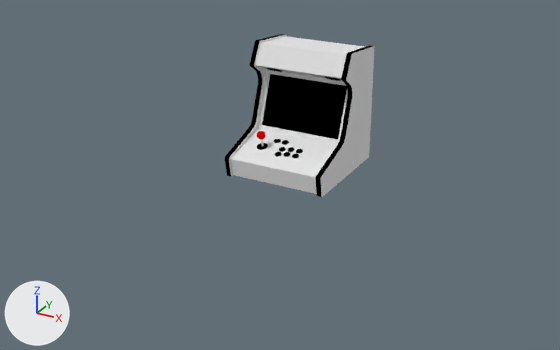
Renders of the Blender file studies and research/modeling/01 introduction to blender/extra/Arcade.modeling/projeto.arcade.blend from each side of a commit.
Before and after are seen from a 50 mm camera at (6.41, -12.56, 6.1) aimed at (-0.15, -0.64, 0.14). Every picture has the same lights, and +X, +Y and +Z are marked at lower left.
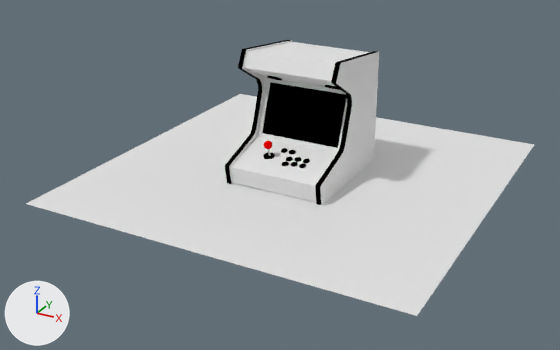
What changed in the scene script:
```text
Change me_cube:
    used by ob_cube; location = (0.0, 0.0, 1.15)
    remove me_cube.from_pydata(...)  # 414 vertices, 148 faces; spans x -1.0..1.0, y -1.25..1.0, z -1.0..1.37
    add me_cube.from_pydata(...)  # 382 vertices, 148 faces; spans x -1.0..1.0, y -1.25..1.27, z -1.0..1.48
    me_cube part 1: the loose piece of 4 vertices spanning x -0.9..0.9, y -0.05..0.96, z 1.25..1.34 is rebuilt with 4 vertices and now spans x -0.9..0.9, y -0.52..1.23, z 1.25..1.45
    me_cube part 2: the loose piece of 4 vertices spanning x -0.9..0.9, y -0.25..-0.05, z 0.95..1.34 is deleted
    me_cube part 3: 140 vertices moved from x -1.0..1.0, y -0.28..1.0, z -1.0..1.37 to x -1.0..1.0, y -0.7..1.27, z -1.0..1.48; 40 vertices removed from x -1.0..1.0, y -0.11..1.0, z -0.98..0.95; 12 vertices added at x -1.0..1.0, y -0.67..1.27, z -0.99..1.45
Add me_plane:
    me_plane.from_pydata([(-1.0, -1.0, 0.0), (1.0, -1.0, 0.0), (-1.0, 1.0, 0.0), (1.0, 1.0, 0.0)], [], [(0, 1, 3, 2)])
Change ob_cube:
    ob_cube.location: (0.0, 0.0, 1.15) -> (0.0, 0.0, 0.98)
Change ob_cylinder:
    ob_cylinder.location: (-0.2, -0.7, 0.67) -> (-0.05, -0.7, 0.51)
Add ob_plane:
    ob_plane = bpy.data.objects.new('Plane', me_plane)
    ob_plane.location = (0.0, 0.0, 0.0)
    ob_plane.scale = (3.7, 3.7, 3.7)
```

Where the change shows, as pixel boxes (x1, y1, x2, y2) in the pictures (560 x 350 px; the box of a moved part takes in the faces that stretch with it):
'Plane', added: after (26, 94, 534, 316)
'Cube', reshaped, moved: before (225, 34, 375, 197); after (225, 40, 379, 205)
'Cylinder', moved: before (257, 131, 303, 158); after (264, 141, 310, 168)
part 1 of me_cube, rebuilt (18% wider, 15% taller): before (261, 36, 364, 55); after (247, 42, 369, 64)
part 2 of me_cube, deleted: before (255, 43, 346, 78)
part 3 of me_cube, moved or reshaped: before (232, 34, 375, 197); after (238, 40, 379, 205)
